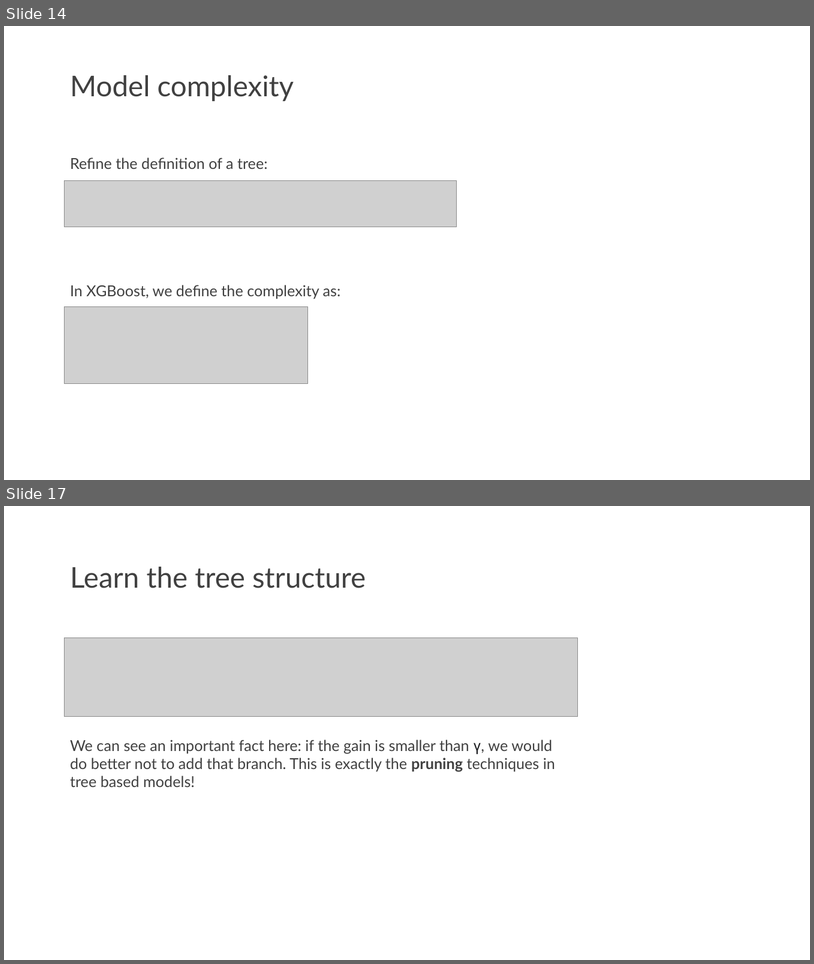
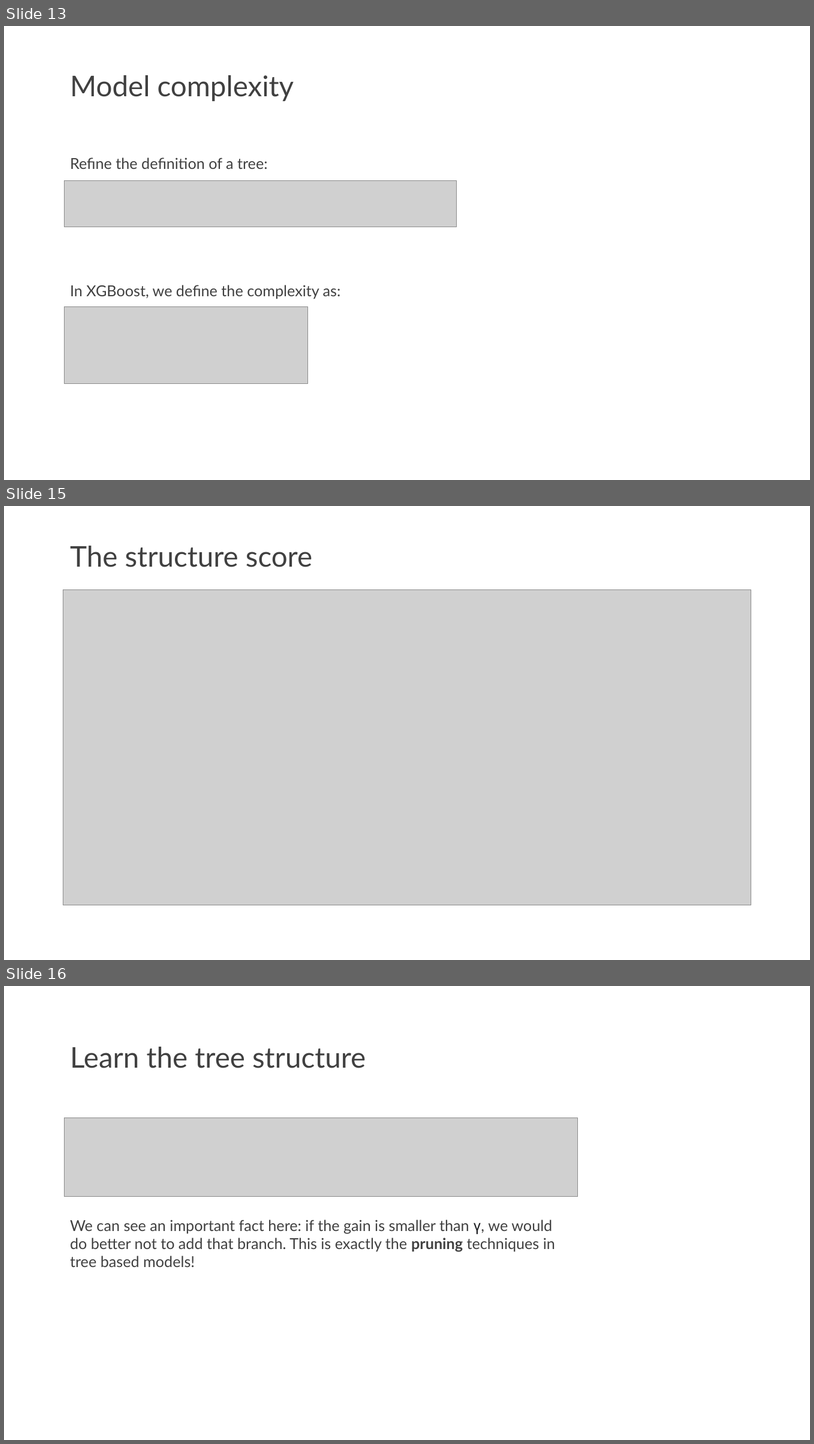
Before and after one commit to antalbe001/Introduction-to-Machine-Learning-Course, a slide deck: Xgboost.pptx. Shown one above the other, each under a label of ours: slides 14 and 17 before the commit, slides 13, 15 and 16 after it; the slides between them are not shown. The pictures are 814x964 and 814x1444 pixels, drawn with LibreOffice and Linux fonts; fonts in the diff are those of the drawing; grey boxes stand for pictures. Boxes give left, top, right and bottom in pixels: in the first picture for what was removed or moved away, otherwise in the second. Text is boxed around its words. In the diff, an @@ line names an element or a change of style, - is before the commit and + after.

```diff
--- a/Xgboost.pptx
+++ b/Xgboost.pptx
@@ slide 15 added at (4, 506, 810, 960), background #FFFFFF @@
@@ title added at (70, 546, 312, 567), 34 pt, text #404040 @@
+The structure score
@@ picture added at (63, 589, 751, 904) @@
@@ what was slide 14 is now slide 13 @@
@@ what was slide 17 is now slide 16 @@
```
Also in this commit, not shown: 1 slide changed, 8 other slides added, 6 slides removed.
